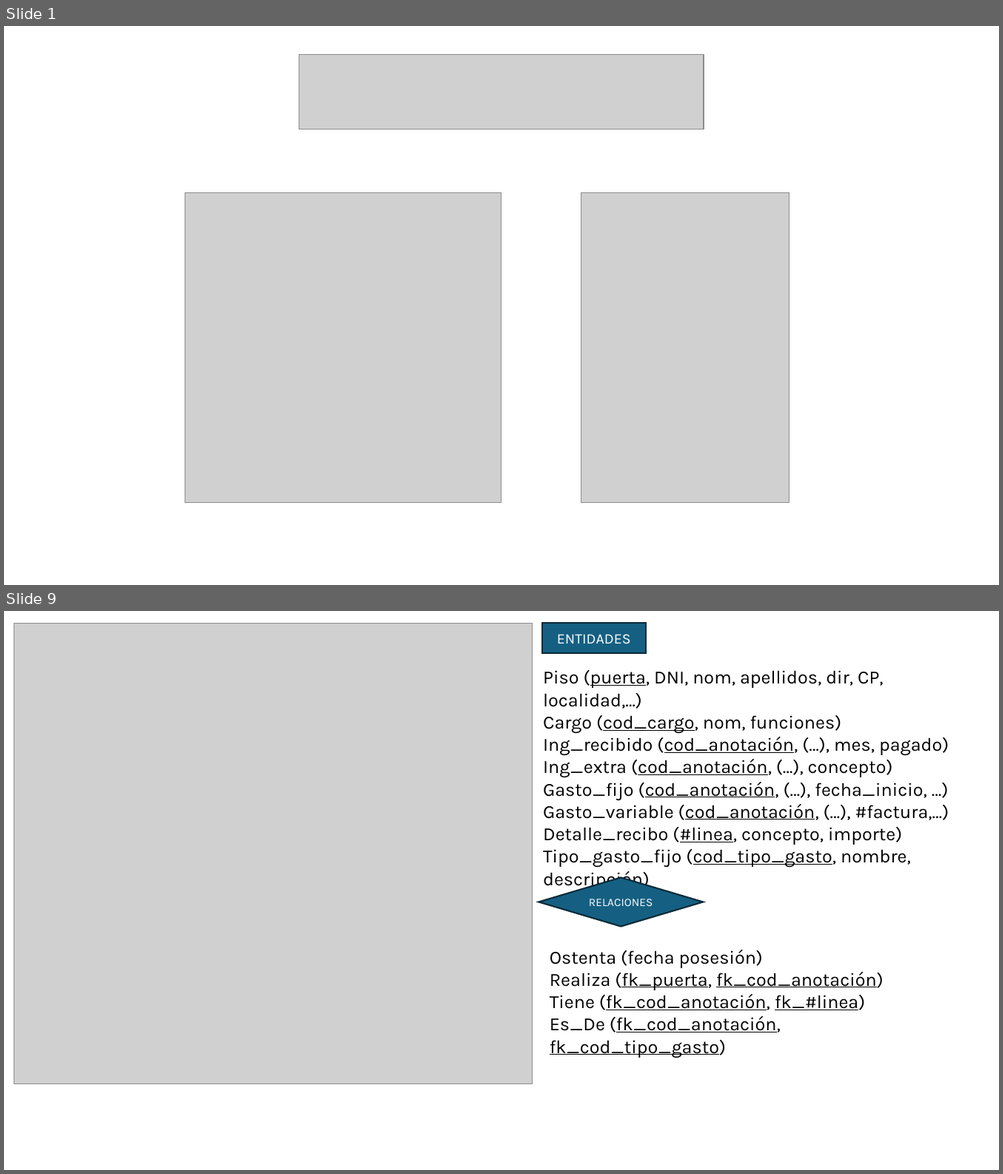
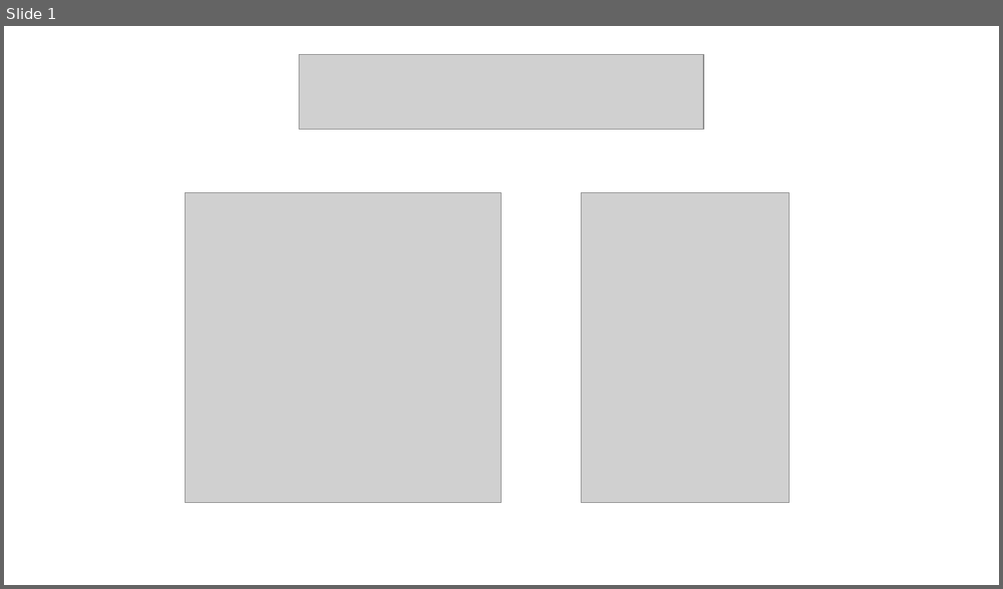
Before and after one commit to AchillesD9-Alex/-2024-Java-Angular-Bootcamp, a slide deck: [JAVA]/C3/TA14/ta14.pptx. Shown one above the other, each under a label of ours: slides 1 and 9 before the commit, slide 1 after it; the slides between them are not shown. The pictures are 1003x1174 and 1003x589 pixels, drawn with LibreOffice and Linux fonts; fonts in the diff are those of the drawing; grey boxes stand for pictures. Boxes give left, top, right and bottom in pixels: in the first picture for what was removed or moved away, otherwise in the second. Text is boxed around its words. In the diff, an @@ line names an element or a change of style, - is before the commit and + after.

```diff
--- a/[JAVA]/C3/TA14/ta14.pptx
+++ b/[JAVA]/C3/TA14/ta14.pptx
@@ slide 9 removed at [4,611,999,1170], background #FFFFFF @@
@@ picture removed at [14,623,533,1085] @@
@@ rectangle removed at [542,623,646,652] @@
-ENTIDADES
@@ text removed at [543,670,949,890] @@
-Piso (puerta, DNI, nom, apellidos, dir, CP, localidad,…)
-Cargo (cod_cargo, nom, funciones)
-Ing_recibido (cod_anotación, (…), mes, pagado)
-Ing_extra (cod_anotación, (…), concepto)
-Gasto_fijo (cod_anotación, (…), fecha_inicio, …)
-Gasto_variable (cod_anotación, (…), #factura,…)
-Detalle_recibo (#linea, concepto, importe)
-Tipo_gasto_fijo (cod_tipo_gasto, nombre, descripción)
@@ diamond removed at [538,878,703,927] @@
-RELACIONES
@@ text removed at [549,950,883,1058] @@
-Ostenta (fecha posesión)
-Realiza (fk_puerta, fk_cod_anotación)
-Tiene (fk_cod_anotación, fk_#linea)
-Es_De (fk_cod_anotación, fk_cod_tipo_gasto)
```
Also in this commit, not shown: 12 slides added, 7 other slides removed, 1 other file.
